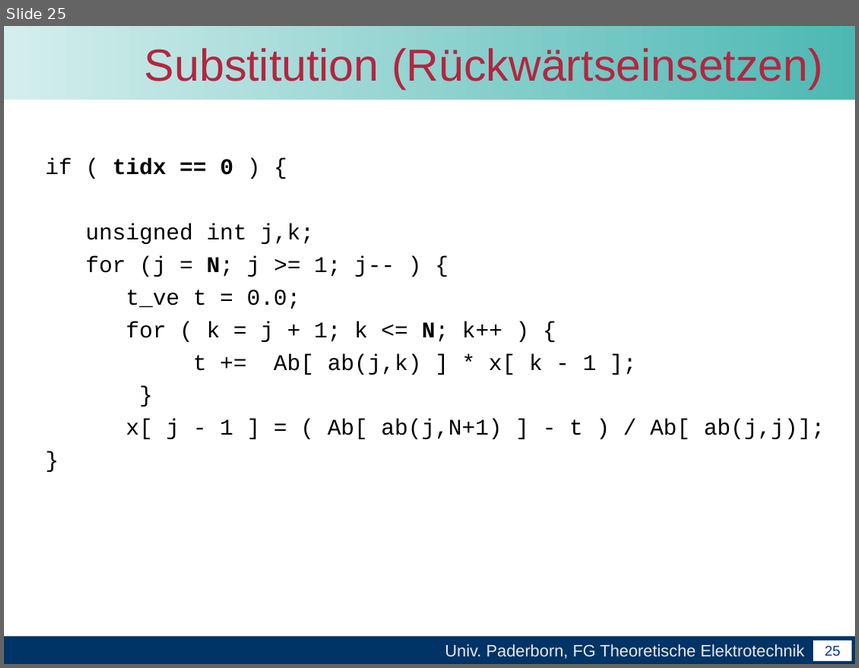
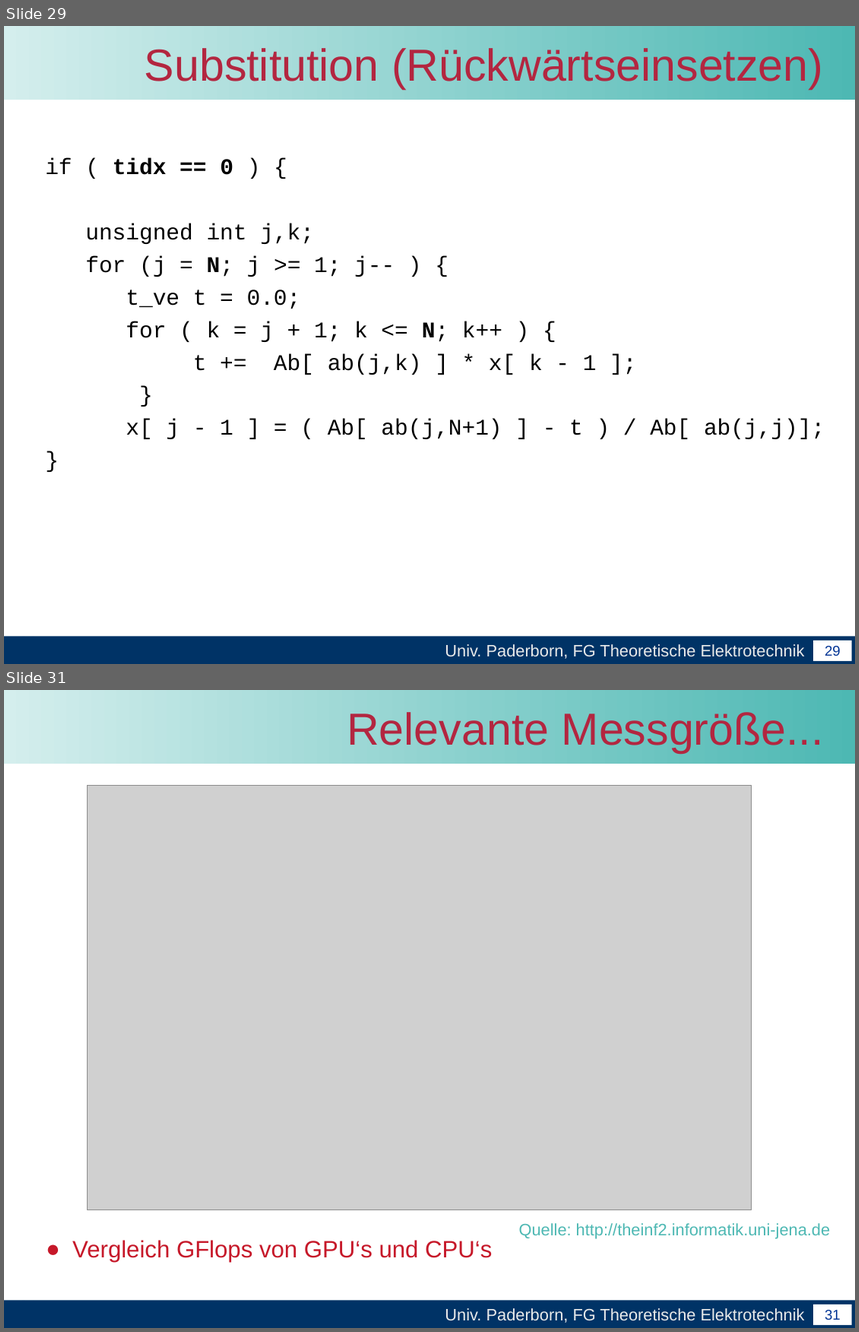
Before and after one commit to unconditional/projektarbeitcuda, a slide deck: Vortrag/Zwischenvortrag der Projektarbeit CUDA.ppt. Shown one above the other, each under a label of ours: slide 25 before the commit, slides 29 and 31 after it; the slides between them are not shown. The pictures are 859x668 and 859x1332 pixels, drawn with LibreOffice and Linux fonts; fonts in the diff are those of the drawing; grey boxes stand for pictures; background and template pictures are left out. Boxes give left, top, right and bottom in pixels: in the first picture for what was removed or moved away, otherwise in the second. Text is boxed around its words. In the diff, an @@ line names an element or a change of style, - is before the commit and + after.

```diff
--- a/Vortrag/Zwischenvortrag der Projektarbeit CUDA.ppt
+++ b/Vortrag/Zwischenvortrag der Projektarbeit CUDA.ppt
@@ slide 31 added at [4,690,855,1328], background #FFFFFF; not listed: 4 template elements that a slide beside it also shows @@
@@ title added at [347,712,824,753], 38 pt, text #B32640 @@
+Relevante Messgröße...
@@ picture added at [88,785,751,1210] @@
@@ text added at [519,1224,830,1239], 14 pt, text #4DB8B3 @@
+Quelle: http://theinf2.informatik.uni-jena.de
@@ text added at [72,1240,492,1263], 20 pt, text #C61829 @@
+● Vergleich GFlops von GPU‘s und CPU‘s
@@ what was slide 25 is now slide 29 @@
@@ page number at [825,646,841,656]: text changed @@
-25
+29
```
Also in this commit, not shown: 14 slides changed, 11 other slides added, 2 slides removed.
